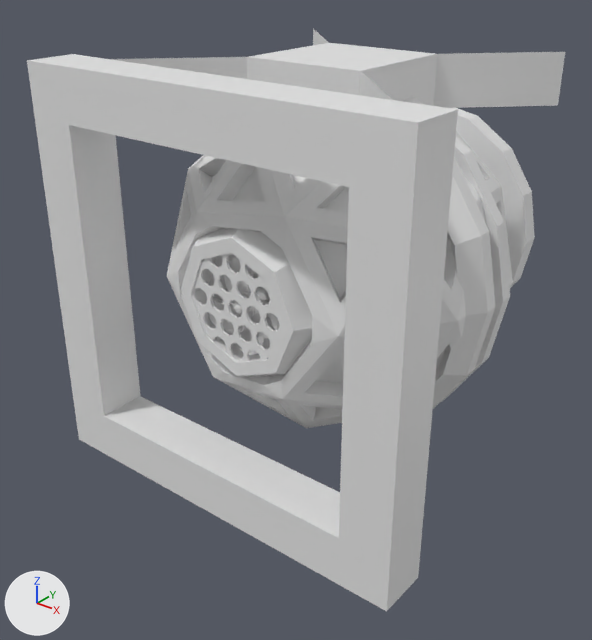
What one commit did to the Blender file blender_saves/dfc_rotatable.blend.
One viewpoint serves both versions: a 50 mm camera at (1.141, -1.6, 0.775) aimed at (-0.073, -0.083, -0.165). The axes (+X, +Y, +Z) are drawn at lower left. The lights are the same throughout. Materials are left out; every surface is plain grey.

The older version as bpy lines, for what is in view:
```python
me_alignedfan = bpy.data.meshes.new('alignedfan')
me_alignedfan.from_pydata(...)  # 2853 vertices, 4052 faces; spans x -0.333..0.334, y -0.094..0.156, z -0.267..0.357
me_alignedfan.materials.append(mat_material_013)
me_cube_cube_012 = bpy.data.meshes.new('Cube_Cube.012')
me_cube_cube_012.from_pydata(...)  # 16 vertices, 16 faces; spans x -0.5..0.5, y 0.0..1.0, z -0.5..-0.375
me_cube_cube_012.materials.append(mat_material_013)
me_cube_cube_024 = bpy.data.meshes.new('Cube_Cube.024')
me_cube_cube_024.from_pydata(...)  # 20 vertices, 13 faces; spans x -0.375..0.375, y 0.125..0.875, z -0.5..-0.156
me_cube_cube_024.materials.append(mat_material_013)
me_cylinder = bpy.data.meshes.new('Cylinder')
me_cylinder.from_pydata(...)  # 1419 vertices, 1225 faces; spans x -0.51..0.51, y -0.718..0.449, z -0.51..0.51
me_cylinder.materials.append(mat_material_013)
ob_arm = bpy.data.objects.new('Arm', me_cube_cube_024)
ob_arm.location = (0.0, -0.5, 0.0)
ob_arm.rotation_euler = (3.142, 0.0, -3.142)  # degrees (180, 0, -180)
ob_core = bpy.data.objects.new('Core', me_cylinder)
ob_core.location = (0.0, 0.0, 0.0)
ob_core.rotation_euler = (0.0, 0.0, -3.142)  # degrees (0, 0, -180)
ob_core.scale = (0.878, 0.878, 0.878)
ob_fan = bpy.data.objects.new('Fan', me_alignedfan)
ob_fan.location = (0.0, -0.331, 0.0)
ob_fan.rotation_euler = (0.0, 0.0, -3.142)  # degrees (0, 0, -180)
ob_fan.scale = (0.35, 0.35, 0.35)
ob_frame = bpy.data.objects.new('Frame', me_cube_cube_012)
ob_frame.location = (0.0, 0.0, -0.5)
ob_frame.rotation_euler = (1.571, 0.0, -3.142)  # degrees (90, 0, -180)
```
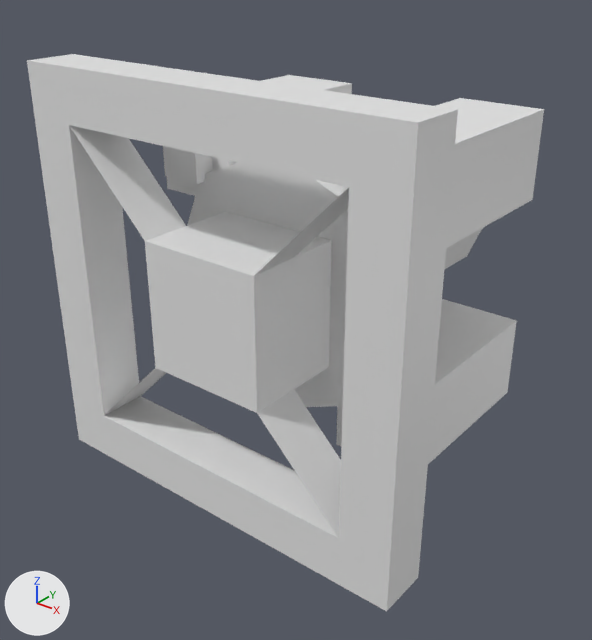
Pixel boxes (x1, y1, x2, y2) of what changed, in the pictures (592 x 640 px):
'Core', reshaped, moved, turned, rescaled
    before: (167, 97, 535, 428)
    after: (163, 75, 544, 464)
'Arm', deleted
    before: (111, 29, 565, 108)
'Fan', deleted
    before: (206, 255, 280, 349)
part 1 of me_cube_cube_012, added
    after: (69, 125, 349, 538)
part 2 of me_cylinder, added
    after: (187, 163, 348, 407)
part 3 of me_cylinder, added
    after: (336, 299, 517, 464)
part 4 of me_cylinder, added
    after: (167, 75, 352, 196)
part 5 of me_cylinder, added
    after: (163, 146, 213, 184)
part 6 of me_cylinder, added
    after: (343, 98, 544, 248)
part 7 of me_cylinder, added
    after: (444, 227, 484, 270)
part 8 of me_cylinder, deleted
    before: (167, 132, 513, 428)
part 9 of me_cylinder, deleted
    before: (192, 253, 280, 362)
part 10 of me_cylinder, deleted
    before: (403, 97, 510, 409)
part 11 of me_cylinder, deleted
    before: (452, 108, 535, 287)
part 12 of me_cylinder, deleted
    before: (180, 229, 313, 377)

The change, as a diff of the scene's bpy script:
```diff
--- a/blender_saves/dfc_rotatable.blend.py
+++ b/blender_saves/dfc_rotatable.blend.py
@@ me_cube_cube_012 @@
 # used by ob_frame; location = (0.0, 0.0, -0.5); rotation_euler = (1.571, 0.0, -3.142), in degrees (90, 0, -180)
-me_cube_cube_012.from_pydata(...)  # 16 vertices, 16 faces; spans x -0.5..0.5, y 0.0..1.0, z -0.5..-0.375
+me_cube_cube_012.from_pydata(...)  # 28 vertices, 29 faces; spans x -0.5..0.5, y 0.0..1.0, z -0.5..-0.156
+# me_cube_cube_012 part 1
+# 6 vertices are added at (-0.156, 0.344, -0.5), (-0.156, 0.656, -0.5), (-0.156, 0.344, -0.375), (-0.156, 0.656, -0.375), (-0.156, 0.344, -0.156), (-0.156, 0.656, -0.156)
+# 6 new vertices lie (0.312, 0.0, 0.0) away from vertices in x -0.156, y 0.344..0.656, z -0.5..-0.156
+# 13 new faces join them
@@ me_cylinder @@
 # used by ob_core; location = (0.0, 0.0, 0.0); rotation_euler = (0.0, 0.0, -3.142), in degrees (0, 0, -180); scale = (0.878, 0.878, 0.878)
-me_cylinder.from_pydata(...)  # 1419 vertices, 1225 faces; spans x -0.51..0.51, y -0.718..0.449, z -0.51..0.51
+me_cylinder.from_pydata(...)  # 184 vertices, 156 faces; spans x -0.383..0.383, y 0.117..0.883, z -0.273..0.656
+# me_cylinder part 2: a new loose piece, an 8-sided cylinder along z spanning x -0.328..0.328, y 0.172..0.828, z -0.246..-0.082
+# me_cylinder part 3: a new loose piece, a box spanning x -0.383..-0.164, y 0.117..0.336, z -0.219..0.273
+# me_cylinder part 4: a new loose piece, a box spanning x 0.164..0.383, y 0.664..0.883, z -0.219..0.273
+# me_cylinder part 5: a new loose piece, a box spanning x 0.219..0.328, y 0.719..0.828, z -0.273..-0.219
+# me_cylinder part 6: a new loose piece, a box spanning x -0.383..-0.164, y 0.664..0.883, z -0.219..0.273
+# me_cylinder part 7: a new loose piece of 48 vertices spanning x -0.164..0.164, y 0.336..0.664, z -0.164..0.656
+# me_cylinder part 8: the loose piece of 509 vertices spanning x -0.476..0.476, y -0.5..0.433, z -0.5..0.5 is deleted
+# me_cylinder part 9: the loose piece of 422 vertices spanning x -0.16..0.16, y 0.438..0.445, z -0.16..0.16 is deleted
+# me_cylinder part 10: the loose piece of 160 vertices spanning x -0.51..0.51, y -0.125..0.125, z -0.51..0.51 is deleted
+# me_cylinder part 11: the loose piece of 72 vertices spanning x -0.373..0.373, y -0.529..-0.456, z -0.373..0.373 is deleted
+# me_cylinder part 12: the loose piece of 32 vertices spanning x -0.231..0.231, y 0.378..0.449, z -0.231..0.231 is deleted
@@ ob_arm @@
-ob_arm = bpy.data.objects.new('Arm', me_cube_cube_024)
-ob_arm.location = (0.0, -0.5, 0.0)
-ob_arm.rotation_euler = (3.142, 0.0, -3.142)  # degrees (180, 0, -180)
@@ ob_core @@
 ob_core = bpy.data.objects.new('Core', me_cylinder)
-ob_core.location = (0.0, 0.0, 0.0)
-ob_core.rotation_euler = (0.0, 0.0, -3.142)  # degrees (0, 0, -180)
-ob_core.scale = (0.878, 0.878, 0.878)
+ob_core.location = (0.0, 0.0, -0.5)
+ob_core.rotation_euler = (1.571, 0.0, -3.142)  # degrees (90, 0, -180)
@@ ob_fan @@
-ob_fan = bpy.data.objects.new('Fan', me_alignedfan)
-ob_fan.location = (0.0, -0.331, 0.0)
-ob_fan.rotation_euler = (0.0, 0.0, -3.142)  # degrees (0, 0, -180)
-ob_fan.scale = (0.35, 0.35, 0.35)
```
